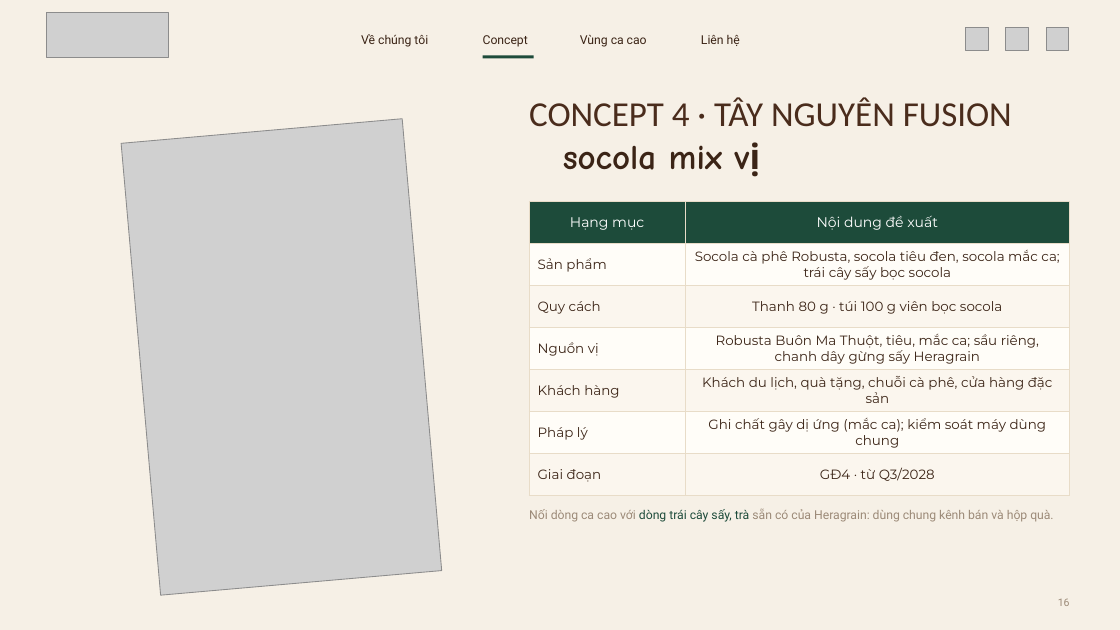
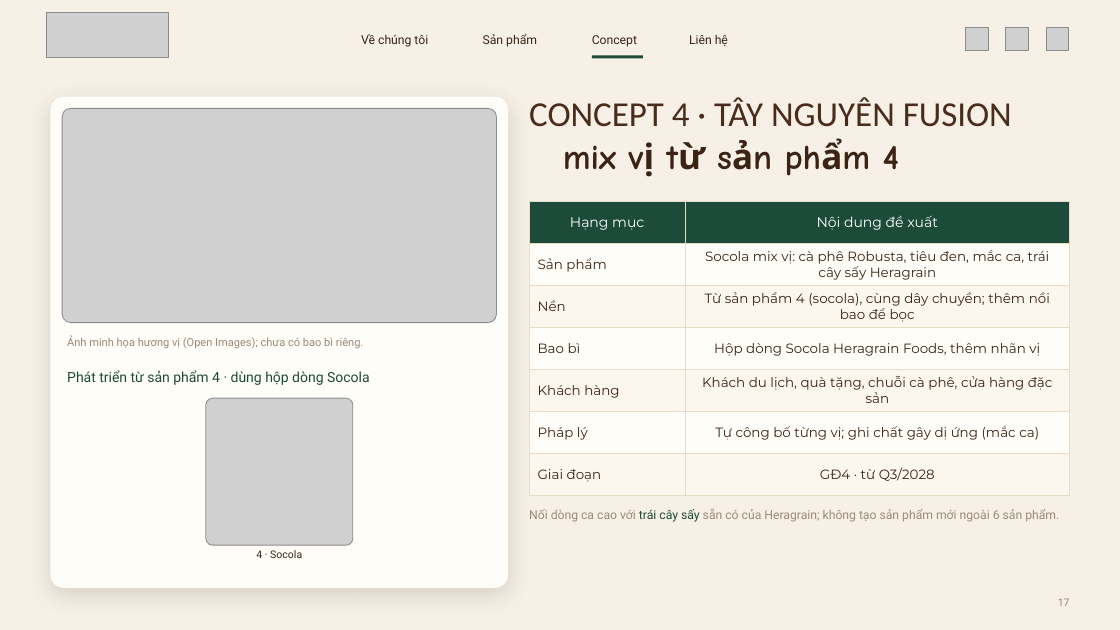
Before and after one commit to dakojsc-maker/ATL--DAKO, a slide deck: slide 17 of heragrain-cacao/1-concept-san-pham/Heragrain-Cacao_5-concept-san-pham.pptx (slide 16 before the commit). Drawn at 1120x630 pixels with LibreOffice and Linux fonts; fonts in the diff are those of the drawing; grey boxes stand for pictures; background and template pictures are left out. Boxes give left, top, right and bottom in pixels: in the first picture for what was removed or moved away, otherwise in the second. Text is boxed around its words. In the diff, an @@ line names an element or a change of style, - is before the commit and + after.

```diff
--- a/heragrain-cacao/1-concept-san-pham/Heragrain-Cacao_5-concept-san-pham.pptx
+++ b/heragrain-cacao/1-concept-san-pham/Heragrain-Cacao_5-concept-san-pham.pptx
@@ text "Concept": place and size @@
-text "Concept" at [483, 35, 528, 47]
+text "Concept" at [592, 35, 637, 47]
@@ text "Liên hệ": place and size @@
-text "Liên hệ" at [701, 35, 740, 46]
+text "Liên hệ" at [689, 35, 728, 46]
@@ text added at [483, 34, 537, 47], 10.5 pt, text #3B2416 @@
+Sản phẩm
@@ text removed at [580, 35, 647, 47] @@
-Vùng ca cao
@@ rectangle: place and size @@
-rectangle at [483, 55, 534, 59]
+rectangle at [592, 55, 644, 59]
@@ rounded rectangle added at [50, 97, 508, 588], fill #FFFDF8 @@
@@ picture added at [62, 108, 497, 323] @@
@@ picture removed at [121, 119, 442, 595] @@
@@ text at [563, 145, 899, 169]: text changed @@
-socola mix vị
+mix vị từ sản phẩm 4
@@ table at [529, 202, 1070, 496] @@
-row 2, column 2: Socola cà phê Robusta, socola tiêu đen, socola mắc ca; trái cây sấy bọc socola
+row 2, column 2: Socola mix vị: cà phê Robusta, tiêu đen, mắc ca, trái cây sấy Heragrain
-row 3, column 1: Quy cách
+row 3, column 1: Nền
-row 3, column 2: Thanh 80 g · túi 100 g viên bọc socola
+row 3, column 2: Từ sản phẩm 4 (socola), cùng dây chuyền; thêm nồi bao để bọc
-row 4, column 1: Nguồn vị
+row 4, column 1: Bao bì
-row 4, column 2: Robusta Buôn Ma Thuột, tiêu, mắc ca; sầu riêng, chanh dây gừng sấy Heragrain
+row 4, column 2: Hộp dòng Socola Heragrain Foods, thêm nhãn vị
-row 6, column 2: Ghi chất gây dị ứng (mắc ca); kiểm soát máy dùng chung
+row 6, column 2: Tự công bố từng vị; ghi chất gây dị ứng (mắc ca)
@@ text added at [67, 336, 363, 348], 9.5 pt, text #9C8A78 @@
+Ảnh minh họa hương vị (Open Images); chưa có bao bì riêng.
@@ text added at [67, 370, 370, 385], 12 pt, text #1D4B3A @@
+Phát triển từ sản phẩm 4 · dùng hộp dòng Socola
@@ picture added at [206, 398, 353, 545] @@
@@ text at [529, 509, 1059, 522]: text changed @@
-Nối dòng ca cao với dòng trái cây sấy, trà sẵn có của Heragrain: dùng chung kênh bán và hộp quà.
+Nối dòng ca cao với trái cây sấy sẵn có của Heragrain; không tạo sản phẩm mới ngoài 6 sản phẩm.
@@ text added at [256, 550, 302, 558], 9 pt, text #3B2416 @@
+4 · Socola
@@ text at [1058, 598, 1070, 606]: text changed @@
-16
+17
```
Also in this commit, not shown: 22 other slides changed, 3 slides added, 3 slides removed, 16 other files.
